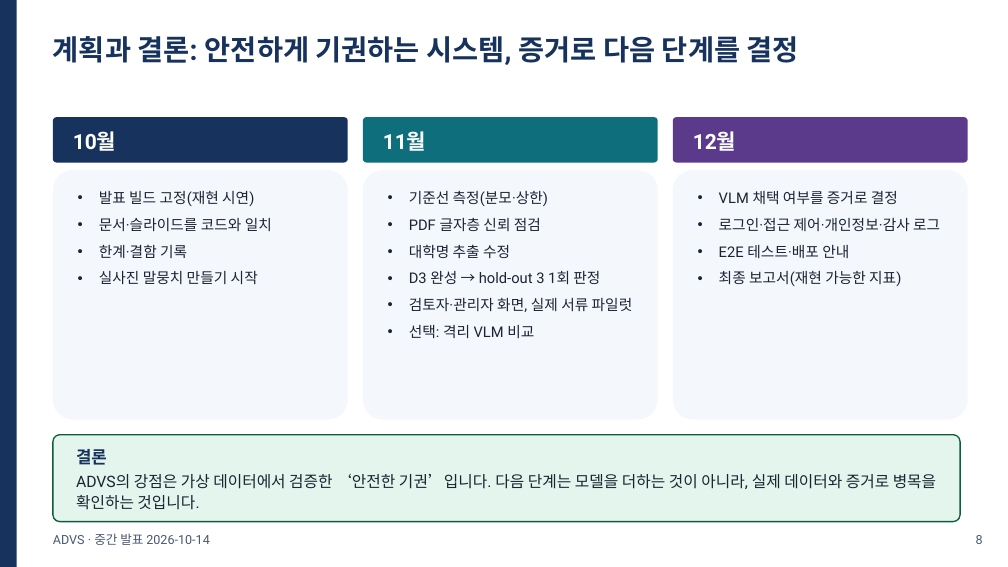
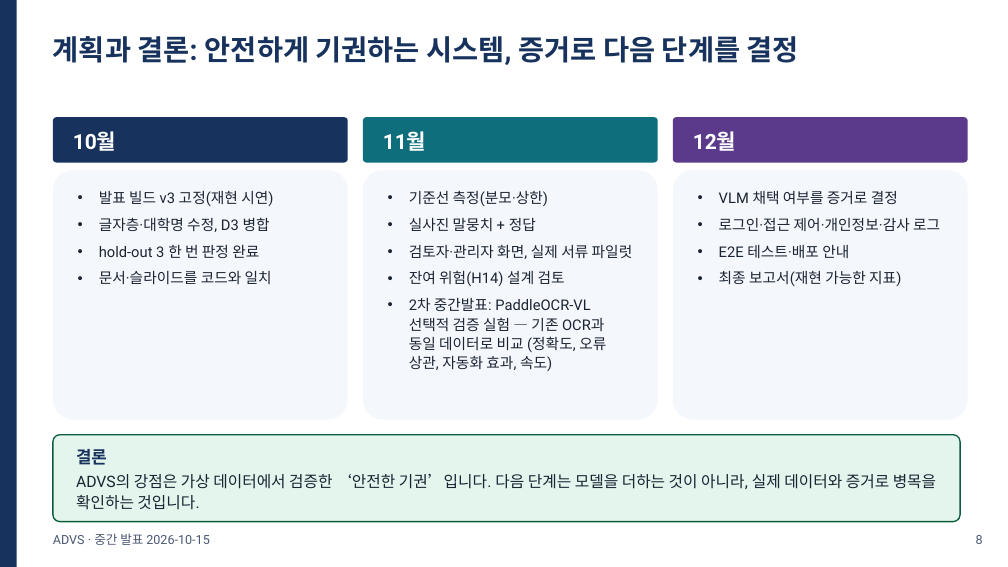
Before and after one commit to khabibro/ADVS, a slide deck: slide 8 of docs/midterm/ADVS_midterm.pptx. Drawn at 1008x567 pixels with LibreOffice and Linux fonts; fonts in the diff are those of the drawing. Boxes give left, top, right and bottom in pixels: in the first picture for what was removed or moved away, otherwise in the second. Text is boxed around its words. In the diff, an @@ line names an element or a change of style, - is before the commit and + after.

```diff
--- a/docs/midterm/ADVS_midterm.pptx
+++ b/docs/midterm/ADVS_midterm.pptx
@@ text in rounded rectangle at <box>99,191,273,258</box>: text changed @@
-• 발표 빌드 고정(재현 시연)
+• 발표 빌드 v3 고정(재현 시연)
+• 글자층·대학명 수정, D3 병합
+• hold-out 3 한 번 판정 완료
@@ text in rounded rectangle at <box>409,218,536,231</box>: text changed @@
-• PDF 글자층 신뢰 점검
-• 대학명 추출 수정
-• D3 완성 → hold-out 3 1회 판정
+• 실사진 말뭉치 + 정답
@@ text in rounded rectangle at <box>99,245,258,284</box>: paragraphs removed @@
-• 한계·결함 기록
-• 실사진 말뭉치 만들기 시작
@@ text in rounded rectangle at <box>409,270,606,371</box>: text changed @@
-• 선택: 격리 VLM 비교
+• 잔여 위험(H14) 설계 검토
+• 2차 중간발표: PaddleOCR-VL 선택적 검증 실험 — 기존 OCR과 동일 데이터로 비교 (정확도, 오류 상관, 자동화 효과, 속도)
@@ text at <box>53,533,210,545</box>: text changed @@
-ADVS · 중간 발표 2026-10-14
+ADVS · 중간 발표 2026-10-15
```
Also in this commit, not shown: 16 other slides changed, 1 other file.
